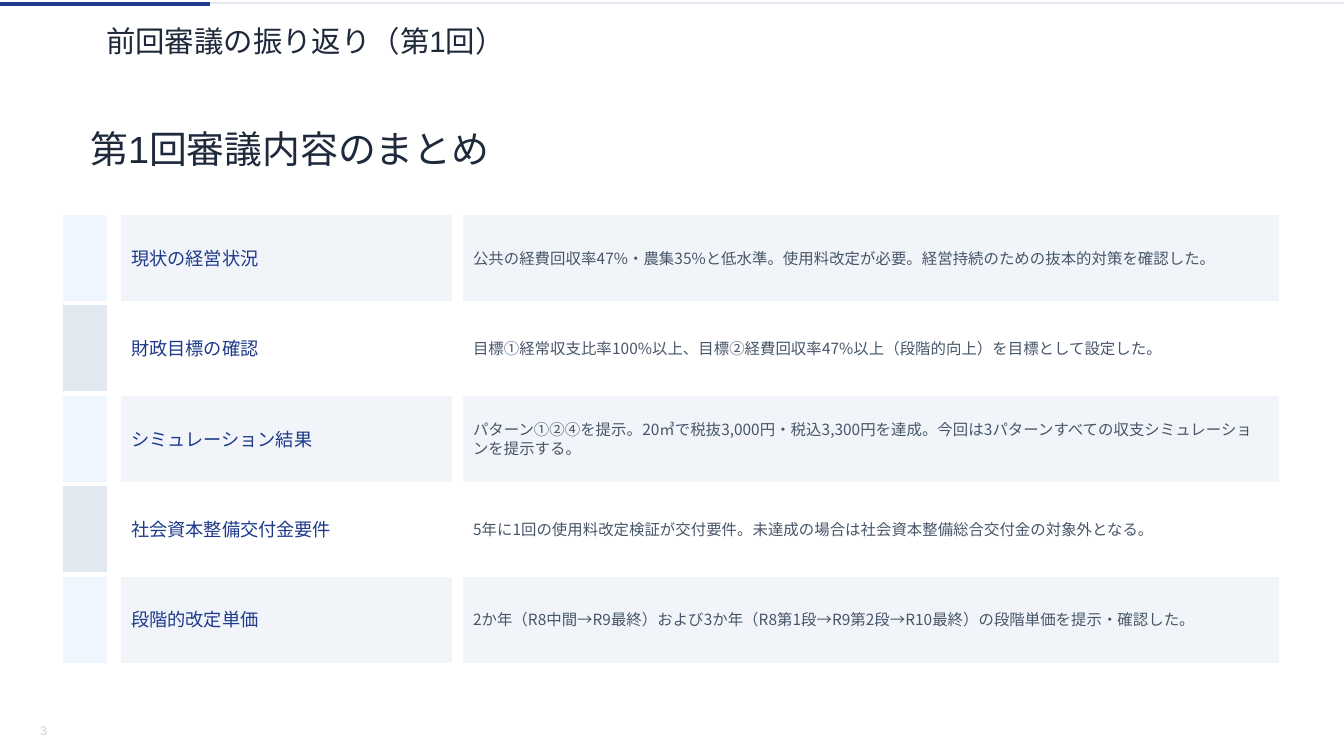
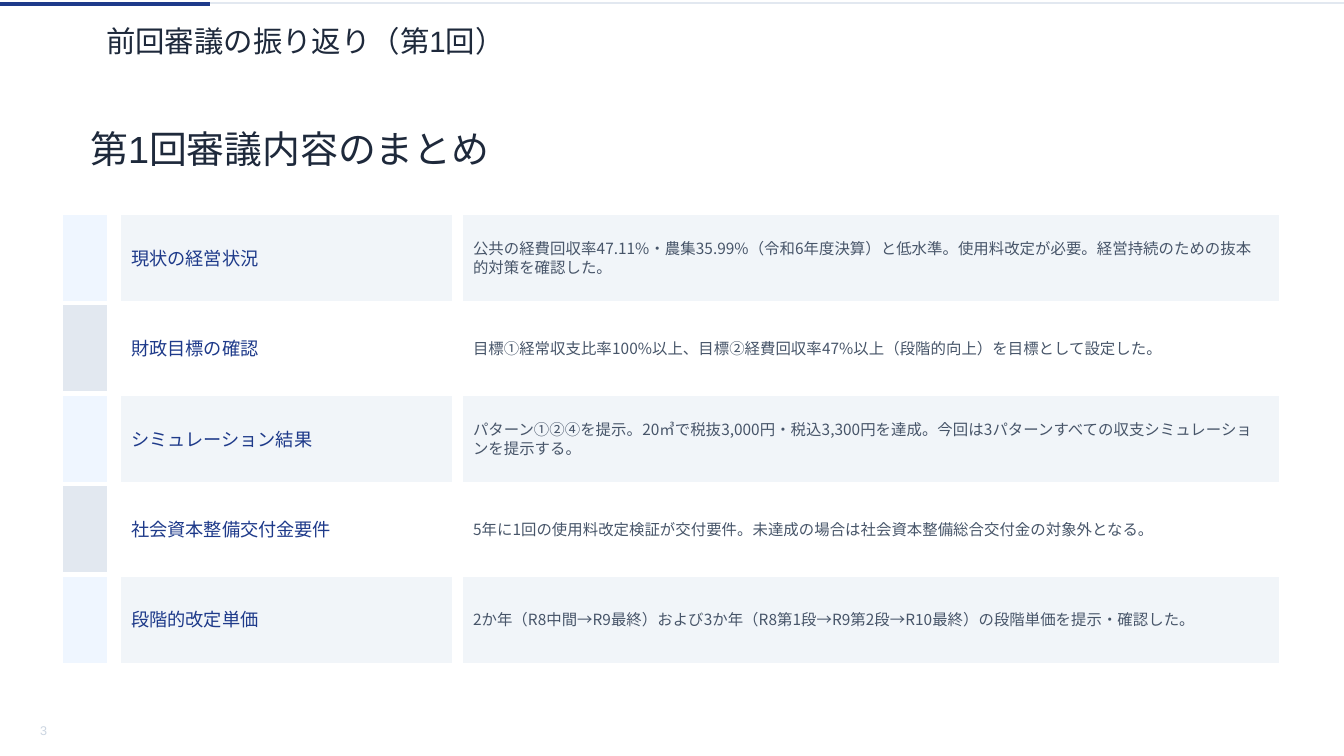
Before and after one commit to ryowakayama-gif/repository, a slide deck: slide 3 of rokko_sewage_council/output/六戸町_第2回審議会資料.pptx. Drawn at 1344x756 pixels with LibreOffice and Linux fonts; fonts in the diff are those of the drawing. Boxes give left, top, right and bottom in pixels: in the first picture for what was removed or moved away, otherwise in the second. Text is boxed around its words. In the diff, an @@ line names an element or a change of style, - is before the commit and + after.

```diff
--- a/rokko_sewage_council/output/六戸町_第2回審議会資料.pptx
+++ b/rokko_sewage_council/output/六戸町_第2回審議会資料.pptx
@@ text in freeform shape at (473, 241, 1251, 274): text changed @@
-公共の経費回収率47%・農集35%と低水準。使用料改定が必要。経営持続のための抜本的対策を確認した。
+公共の経費回収率47.11%・農集35.99%（令和6年度決算）と低水準。使用料改定が必要。経営持続のための抜本的対策を確認した。
```
Also in this commit, not shown: 13 other slides changed, 5 other files.
